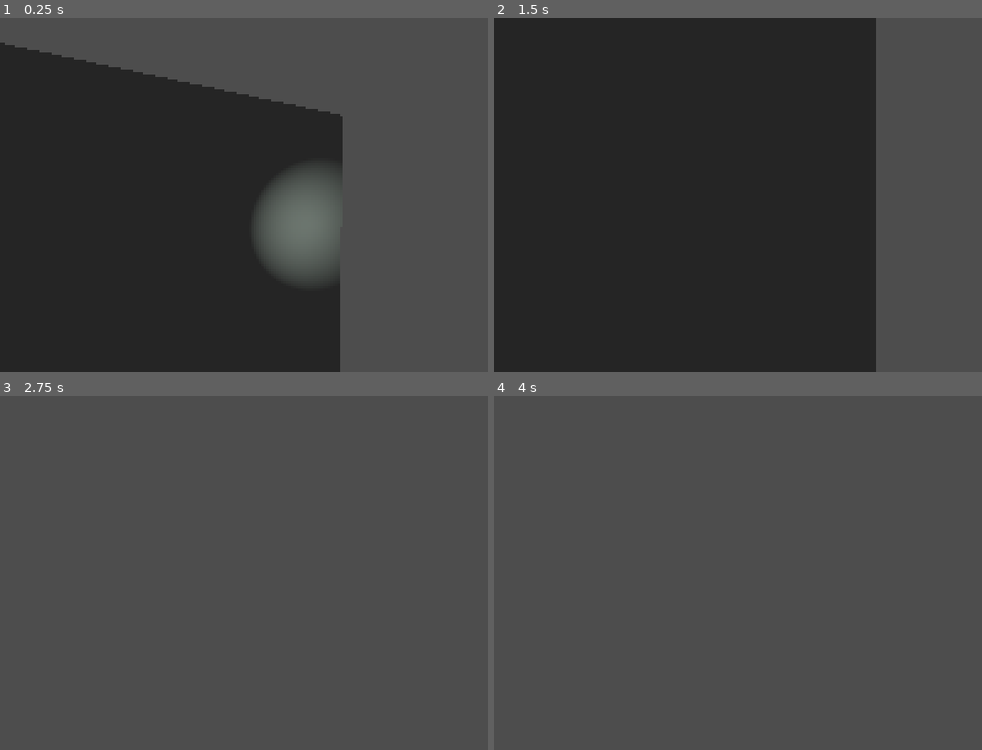
Above: before the commit, frames 1-4 (two rows, left to right).
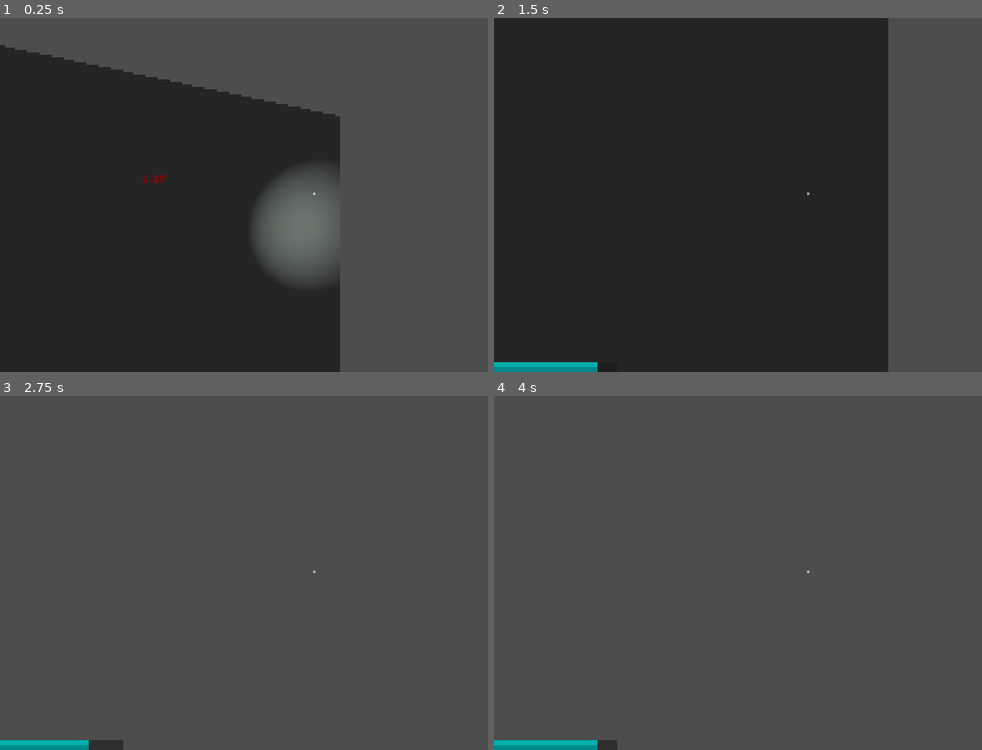
Above: after the commit, the same moments.

Repository: TheyCallMeFatbird/Station-22-Unfound
Game: Godot game, scene res://main.tscn
Two runs of this game, one before a commit and one after it. Both use one fixed random seed, a clock stepped at 60 frames per second and the inputs below. Sound files missing from this copy of the repository are replaced by a short silence.
Inputs (mouse positions are in pixels of both pictures, inside the frame that each line leads up to):
- Up to frame 1 (0.25 s): no input
- Up to frame 2 (1.5 s): move the mouse to (845, 195) at 0.52 s; hold Shift (sprint, bound only after the commit) 0.53-1.28 s; hold W (move_forward) from 0.53 s (still down); move the mouse to (777, 195) at 1.27 s; tap F (flashlight_toggle) at 1.35 s
- Up to frame 3 (2.75 s): keep holding W (move_forward); tap Shift (sprint, bound only after the commit) at 1.55 s; move the mouse to (331, 565) at 2.02 s; hold Shift (sprint, bound only after the commit) from 2.03 s (still down)
- Up to frame 4 (4 s): keep holding W (move_forward); tap Enter at 2.75 s; move the mouse to (801, 580) at 2.77 s; release Shift (sprint, bound only after the commit) at 2.78 s; tap Shift (sprint, bound only after the commit) at 2.85, 3.8 s; tap Space at 3.5 s; move the mouse to (855, 576) at 3.52 s; hold F (flashlight_toggle) from 3.53 s (still down)

The runs differ from the first frame. In frame 1, 0.5% of the frame differs, in the area x 0-71%, y 6-50%; in frame 2, 3.1%, in the area x 0-81%, y 0-100%; in frame 3, 0.7%; in frame 4, 0.7%.

Commit message:
added stamina, camera fx + small additions!!!

Diff:
--- /dev/null
+++ b/hud.gd
@@ -0,0 +1,41 @@
+extends CanvasLayer
+
+@onready var vignette: ColorRect = $Vignette
+@onready var stamina_bar: TextureProgressBar = $StaminaBar
+
+func _ready():
+	stamina_bar.modulate.a = 0.0
+	_build_bar_texture()
+
+func _build_bar_texture():
+	var w = 50
+	var h = int(stamina_bar.custom_minimum_size.y)
+	if h <= 0:
+		h = 4
+
+	var img = Image.create(w, h, false, Image.FORMAT_RGBA8)
+	var half = h / 2
+	for y in range(h):
+		var col = Color(0.0, 0.688, 0.682, 1.0) if y < half else Color(0.0, 0.545, 0.552, 1.0)
+		for x in range(w):
+			img.set_pixel(x, y, col)
+	stamina_bar.texture_progress = ImageTexture.create_from_image(img)
+
+	var bg_img = Image.create(w, h, false, Image.FORMAT_RGBA8)
+	bg_img.fill(Color(0.1, 0.1, 0.1, 0.6))
+	stamina_bar.texture_under = ImageTexture.create_from_image(bg_img)
+
+func update_effects(stamina_pct: float, is_sprinting: bool, delta: float, vignette_intensity: float) -> float:
+	# Vignette
+	var low = stamina_pct < 0.35
+	var target_vignette = 1.0 if low else 0.0
+	vignette_intensity = lerp(vignette_intensity, target_vignette, delta * 3.0)
+	vignette.material.set_shader_parameter("intensity", vignette_intensity)
+
+	# Bar visibility
+	var target_alpha = 0.0 if stamina_pct > 0.99 and not is_sprinting else 1.0
+	stamina_bar.modulate.a = lerp(stamina_bar.modulate.a, target_alpha, delta * 4.0)
+	stamina_bar.value = stamina_pct * 100.0
+	# no color changes, stays blue
+
+	return vignette_intensity
--- /dev/null
+++ b/hud.tscn
@@ -0,0 +1,58 @@
+[gd_scene format=3 uid="uid://b2blm2cib6oui"]
+
+[ext_resource type="Shader" uid="uid://cmd8hb24dhioj" path="res://vignette.gdshader" id="1_37p78"]
+
+[sub_resource type="ShaderMaterial" id="ShaderMaterial_37p78"]
+shader = ExtResource("1_37p78")
+shader_parameter/intensity = 0.0
+
+[node name="HUD" type="CanvasLayer" unique_id=677149485]
+
+[node name="Vignette" type="ColorRect" parent="." unique_id=502449280]
+material = SubResource("ShaderMaterial_37p78")
+anchors_preset = 15
+anchor_right = 1.0
+anchor_bottom = 1.0
+grow_horizontal = 2
+grow_vertical = 2
+
+[node name="BlurOverlay" type="ColorRect" parent="." unique_id=137473666]
+anchors_preset = 15
+anchor_right = 1.0
+anchor_bottom = 1.0
+grow_horizontal = 2
+grow_vertical = 2
+color = Color(1, 1, 1, 0)
+
+[node name="StaminaBarContainer" type="HBoxContainer" parent="." unique_id=2032592947]
+custom_minimum_size = Vector2(40, 4)
+anchors_preset = 2
+anchor_top = 1.0
+anchor_bottom = 1.0
+offset_top = -4.0
+offset_right = 40.0
+grow_vertical = 0
+
+[node name="StaminaBar" type="TextureProgressBar" parent="." unique_id=1065712505]
+custom_minimum_size = Vector2(50, 4)
+anchors_preset = 2
+anchor_top = 1.0
+anchor_bottom = 1.0
+offset_top = -4.0
+offset_right = 50.0
+grow_vertical = 0
+pivot_offset = Vector2(12, -12)
+
+[node name="Crosshair" type="ColorRect" parent="." unique_id=352832615]
+anchors_preset = 8
+anchor_left = 0.5
+anchor_top = 0.5
+anchor_right = 0.5
+anchor_bottom = 0.5
+offset_left = -1.5
+offset_top = -1.5
+offset_right = -0.5
+offset_bottom = -0.5
+grow_horizontal = 2
+grow_vertical = 2
+color = Color(1, 1, 1, 0.5647059)
--- a/main.tscn
+++ b/main.tscn
@@ -3,9 +3,12 @@
 [ext_resource type="Script" uid="uid://bwxju1017efsc" path="res://ambient_sound.gd" id="1_h2yge"]
 [ext_resource type="AudioStream" uid="uid://de0n1ukbfwx1m" path="res://sounds/low-wind-blowing.mp3" id="2_0xm2m"]
 [ext_resource type="Script" uid="uid://djpwpr07abxm2" path="res://player.gd" id="2_7mycd"]
+[ext_resource type="Script" uid="uid://mtk3sq3dbtkl" path="res://hud.gd" id="3_kek77"]
 [ext_resource type="AudioStream" uid="uid://d2081sadqdn7r" path="res://sounds/flashlight-toggle.mp3" id="5_lquwl"]
 [ext_resource type="Script" uid="uid://bqd28w0obk2l3" path="res://flicker_light.gd" id="6_7mycd"]
+[ext_resource type="FontFile" uid="uid://vone0fx04o4k" path="res://fonts/Share_Tech_Mono/ShareTechMono-Regular.ttf" id="7_5vw27"]
 [ext_resource type="AudioStream" uid="uid://cteqr3j5qdd0b" path="res://sounds/light-humming.mp3" id="7_272bh"]
+[ext_resource type="PackedScene" uid="uid://b2blm2cib6oui" path="res://hud.tscn" id="8_5vw27"]
 
 [sub_resource type="BoxMesh" id="BoxMesh_0xm2m"]
 
@@ -27,6 +30,9 @@
 
 [node name="Node3D" type="Node3D" unique_id=526012071]
 script = ExtResource("1_h2yge")
+
+[node name="HUD" parent="." unique_id=677149485 instance=ExtResource("8_5vw27")]
+script = ExtResource("3_kek77")
 
 [node name="MeshInstance3D" type="MeshInstance3D" parent="." unique_id=1775987811]
 transform = Transform3D(10.000864, 0, 0, 0, 0.066367045, 0, 0, 0, 10.913369, 0, -2.9901695, 0)
@@ -99,3 +105,11 @@
 autoplay = true
 max_distance = 3.0
 parameters/looping = true
+
+[node name="Label3D" type="Label3D" parent="." unique_id=1641345771]
+transform = Transform3D(0.8367834, 0, 0.54753405, 0, 1, 0, -0.54753405, 0, 0.8367834, -5.647391, 2.034896, -5.29666)
+modulate = Color(0.56, 0, 0, 1)
+outline_modulate = Color(0, 0, 0, 0)
+text = "run"
+font = ExtResource("7_5vw27")
+font_size = 60
--- a/player.gd
+++ b/player.gd
@@ -1,7 +1,27 @@
 extends CharacterBody3D
 
-@export var speed = 5.0
+@export var walk_speed = 5.0
+@export var sprint_speed = 9.0
 @export var mouse_sensitivity = 0.004
+
+# Stamina
+@export var max_stamina = 100.0
+@export var stamina_drain = 25.0
+@export var stamina_regen = 15.0
+
+var stamina = 100.0
+var is_sprinting = false
+var stamina_depleted = false
+var vignette_intensity = 0.0
+var hud: CanvasLayer
+
+# Head bob
+var bob_timer = 0.0
+const BOB_FREQ_WALK = 2.0
+const BOB_FREQ_SPRINT = 3.2
+const BOB_AMP_Y = 0.08
+const BOB_AMP_X = 0.04
+var camera_default_y = 1.6
 
 @onready var flashlight = $Flashlight
 @onready var flashlight_sound = $FlashlightSound
@@ -12,6 +32,11 @@
 func _ready():
 	Input.set_mouse_mode(Input.MOUSE_MODE_CAPTURED)
 	flicker_loop()
+	call_deferred("_init_hud")
+	print("camera y: ", camera.position.y)
+
+func _init_hud():
+	hud = get_tree().get_root().get_node("Node3D/HUD")
 
 func _input(event):
 	if event is InputEventMouseMotion:
@@ -27,7 +52,13 @@
 		flashlight.visible = !flashlight.visible
 		flashlight_sound.play()
 
-func _physics_process(_delta):
+func _physics_process(delta):
+	handle_stamina(delta)
+	handle_movement(delta)
+	handle_head_bob(delta)
+	update_effects(delta)
+
+func get_input_direction() -> Vector3:
 	var direction = Vector3.ZERO
 	if Input.is_action_pressed("move_forward"):
 		direction -= transform.basis.z
@@ -37,10 +68,37 @@
 		direction -= transform.basis.x
 	if Input.is_action_pressed("move_right"):
 		direction += transform.basis.x
-	direction = direction.normalized()
-	velocity.x = direction.x * speed
-	velocity.z = direction.z * speed
+	return direction.normalized()
+
+func handle_stamina(delta):
+	var wants_sprint = Input.is_action_pressed("sprint")
+	var moving = get_input_direction().length() > 0
+
+	is_sprinting = wants_sprint and not stamina_depleted and moving and stamina > 0
+
+	if is_sprinting:
+		stamina -= stamina_drain * delta
+		stamina = max(stamina, 0.0)
+		if stamina == 0.0:
+			stamina_depleted = true
+	else:
+		stamina += stamina_regen * delta
+		stamina = min(stamina, max_stamina)
+		if stamina_depleted and stamina >= max_stamina:
+			stamina_depleted = false
+
+func handle_movement(_delta):
+	var direction = get_input_direction()
+	var current_speed = sprint_speed if is_sprinting else walk_speed
+	velocity.x = direction.x * current_speed
+	velocity.z = direction.z * current_speed
 	move_and_slide()
+
+func update_effects(delta):
+	if not hud:
+		return
+	var stamina_pct = stamina / max_stamina
+	vignette_intensity = hud.update_effects(stamina_pct, is_sprinting, delta, vignette_intensity)
 
 func flicker_loop():
 	while true:
@@ -50,3 +108,19 @@
 			await get_tree().create_timer(0.03).timeout
 			flashlight.light_negative = false
 			await get_tree().create_timer(0.03).timeout
+
+func handle_head_bob(delta):
+	var moving = get_input_direction().length() > 0
+	bob_timer += delta * 2.0
+	camera.position.y = camera_default_y + sin(bob_timer * 2.0) * 0.5
+	print("cam y: ", camera.position.y, " bob_timer: ", bob_timer)
+
+	if moving:
+		var freq = BOB_FREQ_SPRINT if is_sprinting else BOB_FREQ_WALK
+		bob_timer += delta * freq
+		camera.position.y = camera_default_y + sin(bob_timer * 2.0) * BOB_AMP_Y
+		camera.position.x = cos(bob_timer) * BOB_AMP_X
+	else:
+		bob_timer = lerp(bob_timer, 0.0, delta * 6.0)
+		camera.position.y = camera_default_y + sin(bob_timer * 2.0) * BOB_AMP_Y
+		camera.position.x = cos(bob_timer) * BOB_AMP_X
--- a/project.godot
+++ b/project.godot
@@ -49,6 +49,12 @@
 "events": [Object(InputEventKey,"resource_local_to_scene":false,"resource_name":"","device":-1,"window_id":0,"alt_press …(192 unchanged characters)…
 ]
 }
+sprint={
+"deadzone": 0.2,
+"events": [Object(InputEventKey,"resource_local_to_scene":false,"resource_name":"","device":-1,"window_id":0,"alt_pressed":false,"shift_pressed":false,"ctrl_pressed":false,"meta_pressed":false,"pressed":false,"keycode":0,"physical_keycode":4194325,"key_label":0,"unicode":0,"location":0,"echo":false,"script":null)
+, Object(InputEventKey,"resource_local_to_scene":false,"resource_name":"","device":-1,"window_id":0,"alt_pressed":false,"shift_pressed":false,"ctrl_pressed":false,"meta_pressed":false,"pressed":false,"keycode":0,"physical_keycode":4194326,"key_label":0,"unicode":0,"location":0,"echo":false,"script":null)
+]
+}
 
 [physics]
 
--- /dev/null
+++ b/vignette.gdshader
@@ -0,0 +1,16 @@
+shader_type canvas_item;
+
+uniform float intensity : hint_range(0.0, 1.0) = 0.0;
+
+uniform sampler2D SCREEN_TEXTURE : hint_screen_texture, filter_linear_mipmap;
+
+void fragment() {
+	vec2 uv = SCREEN_UV;
+	vec2 center = uv - 0.5;
+	float dist = length(center);
+
+	float vignette = smoothstep(0.25, 0.9, dist);
+	vec4 base = texture(SCREEN_TEXTURE, uv);
+	vec4 dark = vec4(0.0, 0.0, 0.0, 1.0);
+	COLOR = mix(base, dark, vignette * intensity);
+}
Not shown, added: fonts/Share_Tech_Mono/OFL.txt
Binary file added: fonts/Share_Tech_Mono/ShareTechMono-Regular.ttf
Not shown, added: fonts/Share_Tech_Mono/ShareTechMono-Regular.ttf.import
Binary file added: fonts/home-video-font/HomeVideo-BLG6G.ttf
Not shown, added: fonts/home-video-font/HomeVideo-BLG6G.ttf.import
Binary file added: fonts/home-video-font/HomeVideoBold-R90Dv.ttf
Not shown, added: fonts/home-video-font/HomeVideoBold-R90Dv.ttf.import
Not shown, added: fonts/home-video-font/info.txt
Not shown, added: hud.gd.uid
Not shown, added: vignette.gdshader.uid
